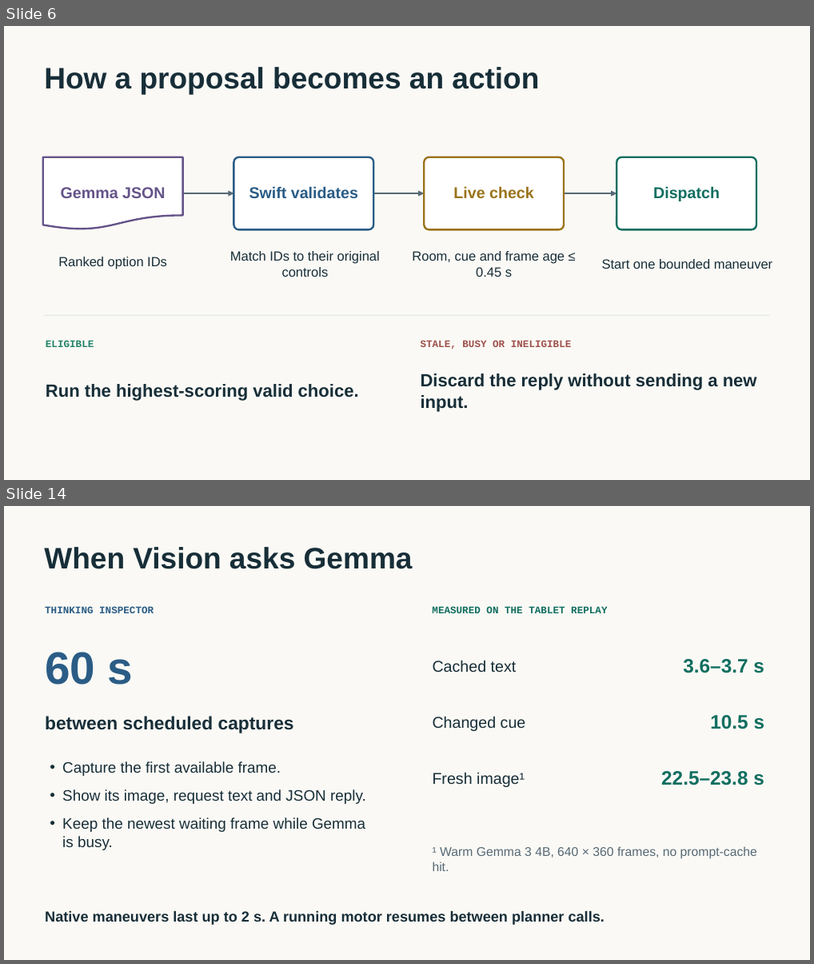
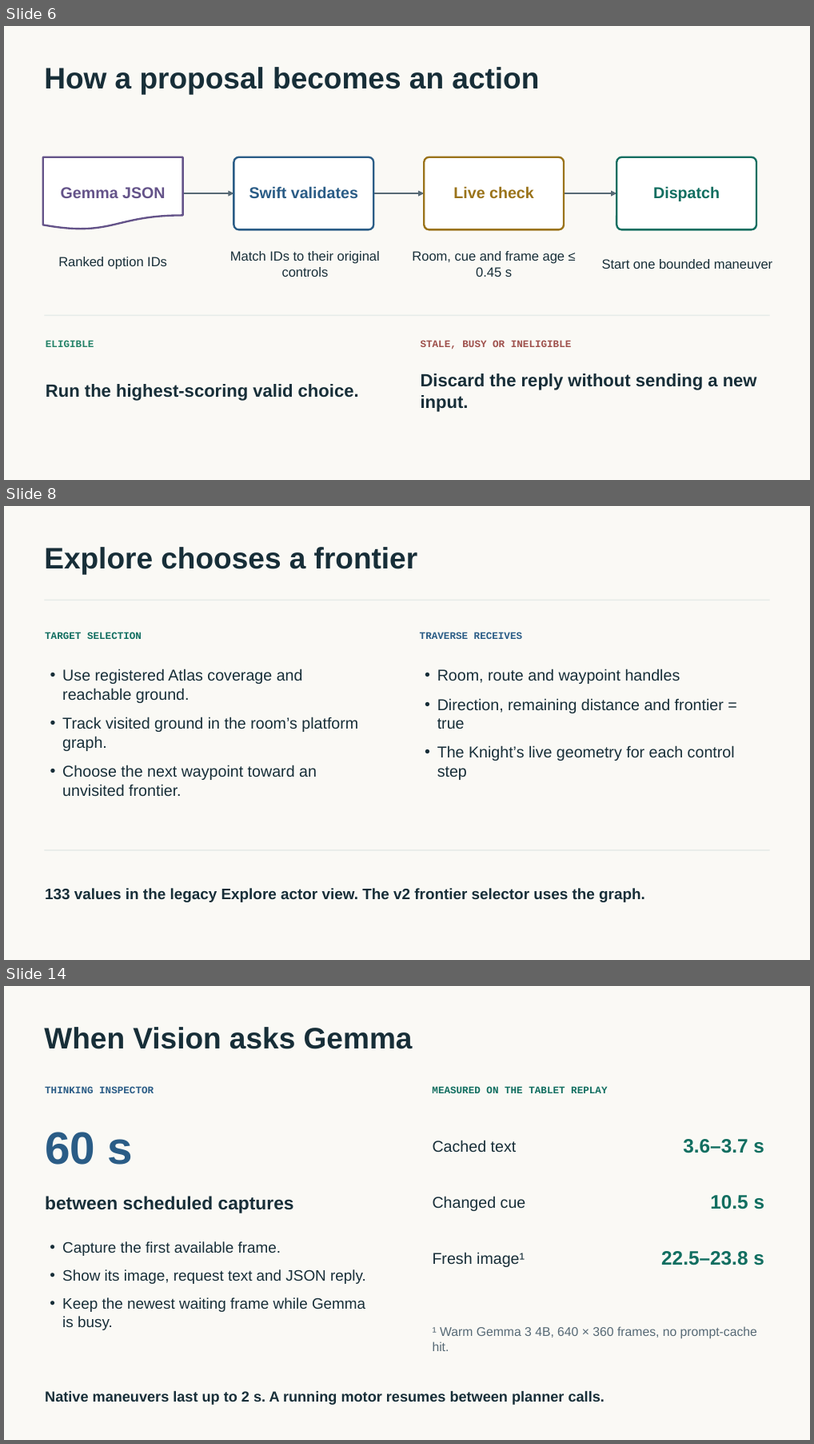
Before and after one commit to tabutyn/hollow-knight-vision, a slide deck: docs/playing-policies/playing-policies.pptx. Shown one above the other, each under a label of ours: slides 6 and 14 before the commit, slides 6, 8 and 14 after it; the slides between them are not shown. The pictures are 814x964 and 814x1444 pixels, drawn with LibreOffice and Linux fonts; fonts in the diff are those of the drawing. Boxes give left, top, right and bottom in pixels: in the first picture for what was removed or moved away, otherwise in the second. Text is boxed around its words. In the diff, an @@ line names an element or a change of style, - is before the commit and + after.

Commit message:
Bind Gemma policy scores to live targets and verify the handoff in game

```diff
--- a/docs/playing-policies/playing-policies.pptx
+++ b/docs/playing-policies/playing-policies.pptx
@@ slide 8 added at <box>4,506,810,960</box>, background #FAF9F5 @@
@@ text added at <box>44,547,418,574</box>, 35.2 pt, text #172E38, bold @@
+Explore chooses a frontier
@@ rectangle added at <box>45,599,770,600</box>, fill #E6EBE8 @@
@@ text added at <box>45,632,142,639</box>, 12 pt, text #116E60, bold @@
+TARGET SELECTION
@@ text added at <box>420,632,522,639</box>, 12 pt, text #2A5C86, bold @@
+TRAVERSE RECEIVES
@@ text added at <box>62,668,358,796</box>, 18.8 pt, text #172E38 @@
+• Use registered Atlas coverage and reachable ground.
+• Track visited ground in the room’s platform graph.
+• Choose the next waypoint toward an unvisited frontier.
@@ text added at <box>438,668,735,780</box>, 18.8 pt, text #172E38 @@
+• Room, route and waypoint handles
+• Direction, remaining distance and frontier = true
+• The Knight’s live geometry for each control step
@@ rectangle added at <box>45,850,770,851</box>, fill #E6EBE8 @@
@@ text added at <box>45,888,646,902</box>, 18 pt, text #172E38, bold @@
+133 values in the legacy Explore actor view. The v2 frontier selector uses the graph.
```
Also in this commit, not shown: 3 slides changed, 8 other slides added, 9 slides removed, 33 other files.
